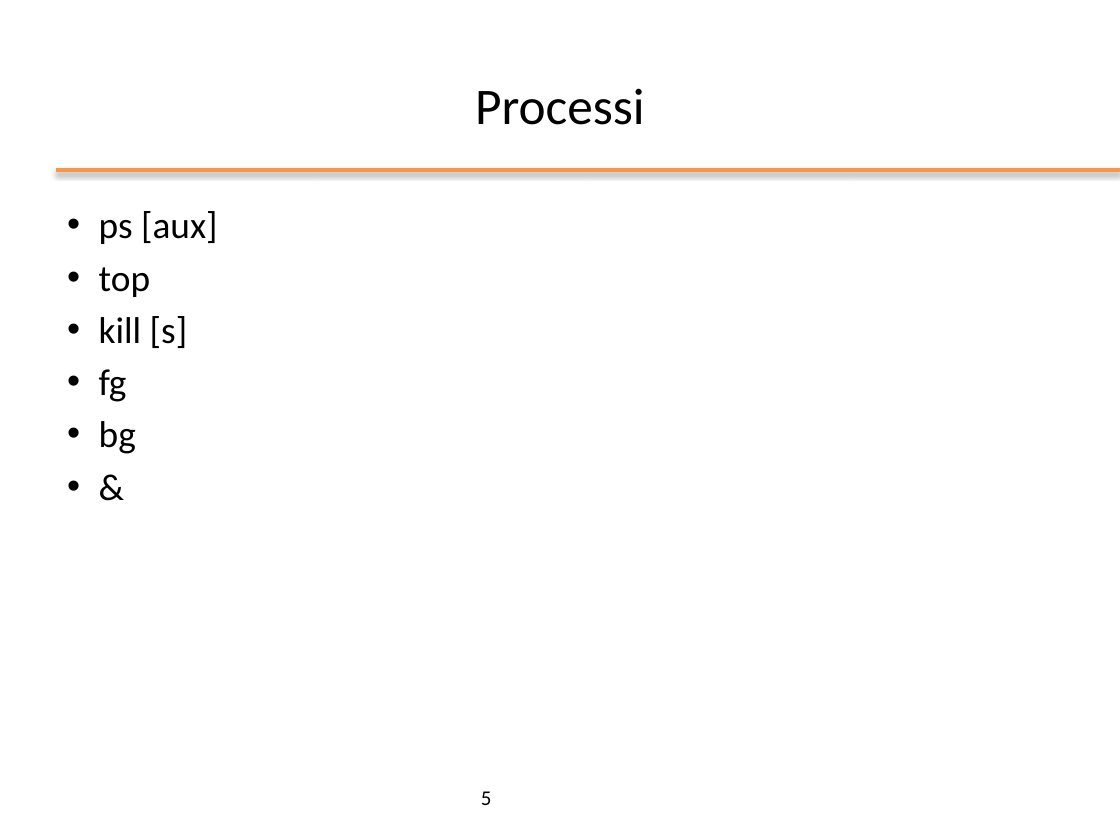
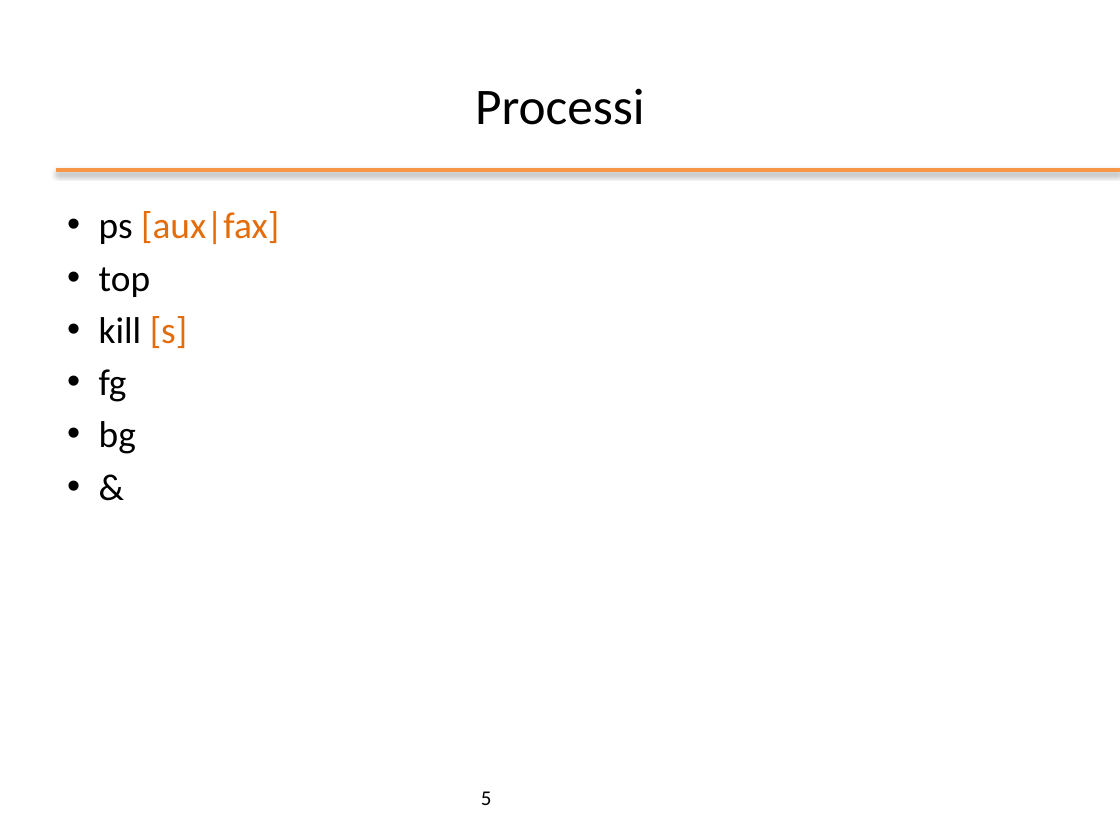
Before and after one commit to nbicocchi/operatingsystemsbsc, a slide deck: slide 5 of slides/ppt/04_Comandi principali.pptx. Drawn at 1120x840 pixels with LibreOffice and Linux fonts; fonts in the diff are those of the drawing; background and template pictures are left out. Boxes give left, top, right and bottom in pixels: in the first picture for what was removed or moved away, otherwise in the second. Text is boxed around its words. In the diff, an @@ line names an element or a change of style, - is before the commit and + after.

```diff
--- a/slides/ppt/04_Comandi principali.pptx
+++ b/slides/ppt/04_Comandi principali.pptx
@@ text at (99,211,279,244): text changed; text colour #000000 to #E46C0A @@
-• ps [aux]
+• ps [aux|fax]
@@ text at (99,316,187,348): text colour #000000 to #E46C0A in "[s]" @@
```
Also in this commit, not shown: 5 other slides changed, 3 other files.
